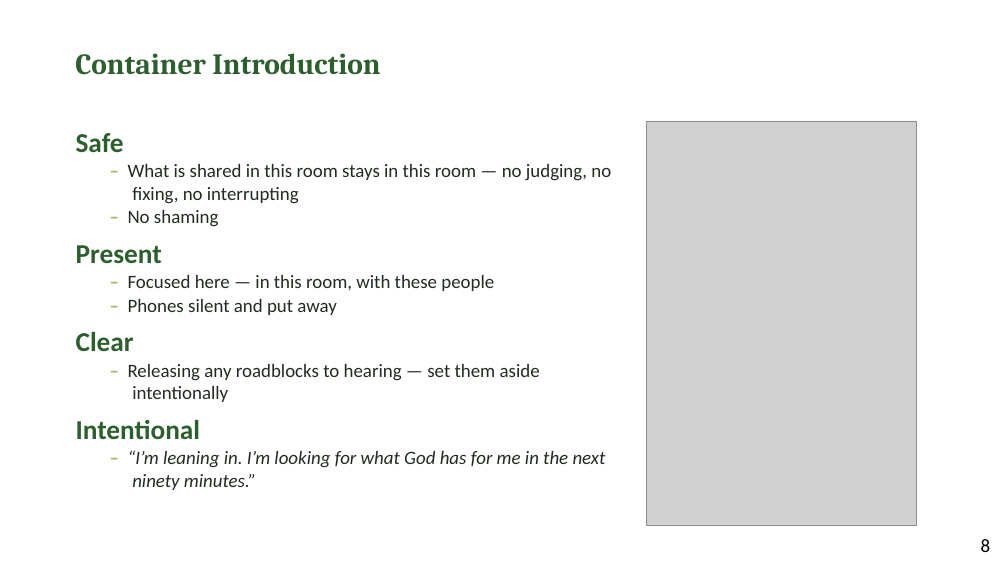
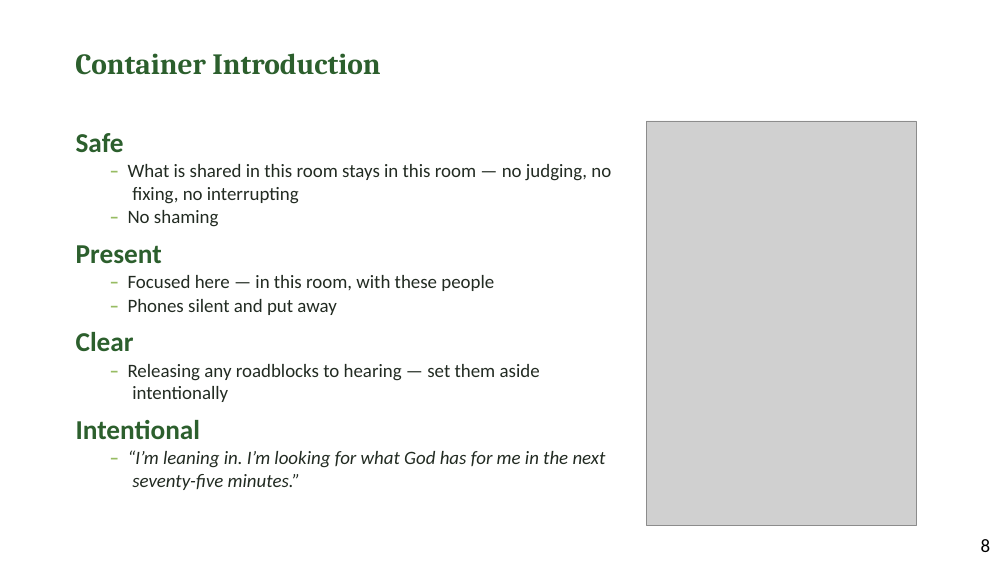
Before and after one commit to jgtittle-ministries/fellowship-of-the-heart-pilot-at-cca, a slide deck: slide 8 of docs/getting-started/gs-session-slides-v1.5.pptx. Drawn at 1008x567 pixels with LibreOffice and Linux fonts; fonts in the diff are those of the drawing; grey boxes stand for pictures. Boxes give left, top, right and bottom in pixels: in the first picture for what was removed or moved away, otherwise in the second. Text is boxed around its words. In the diff, an @@ line names an element or a change of style, - is before the commit and + after.

```diff
--- a/docs/getting-started/gs-session-slides-v1.5.pptx
+++ b/docs/getting-started/gs-session-slides-v1.5.pptx
@@ text at box(128, 450, 606, 490): text changed @@
-– “I’m leaning in. I’m looking for what God has for me in the next ninety minutes.”
+– “I’m leaning in. I’m looking for what God has for me in the next seventy-five minutes.”
```
Also in this commit, not shown: 8 other files.
